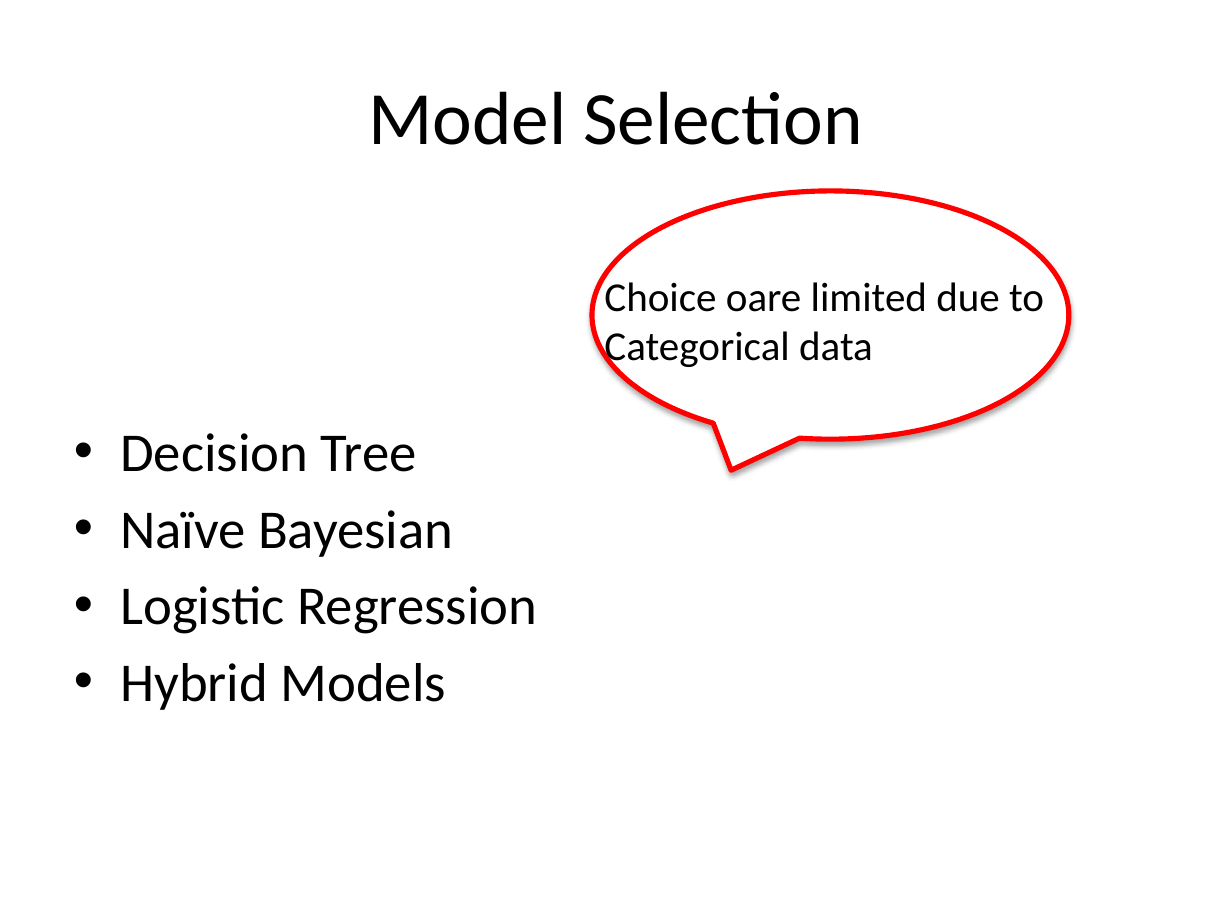
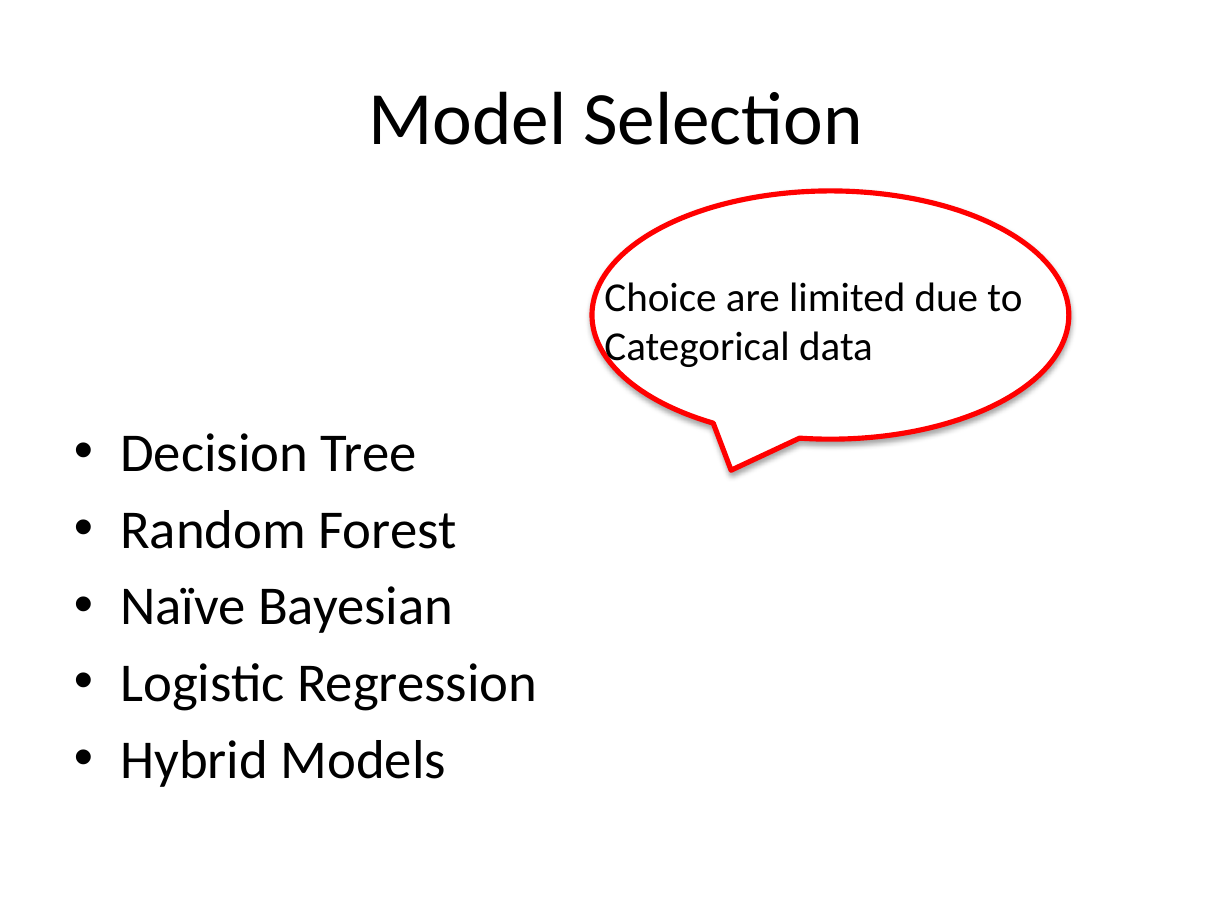
Before and after one commit to Kelvin-Zhong/Click-Through-Rate-Prediction, a slide deck: slide 8 of project_presentation.pptx. Drawn at 1232x924 pixels with LibreOffice and Linux fonts; fonts in the diff are those of the drawing. Boxes give left, top, right and bottom in pixels: in the first picture for what was removed or moved away, otherwise in the second. Text is boxed around its words. In the diff, an @@ line names an element or a change of style, - is before the commit and + after.

```diff
--- a/project_presentation.pptx
+++ b/project_presentation.pptx
@@ text at [604, 277, 1022, 371]: text changed @@
-Choice oare limited due to Categorical data
+Choice are limited due to Categorical data
@@ text at [120, 510, 457, 549]: paragraph added @@
+• Random Forest
```
Also in this commit, not shown: 3 other slides changed, 3 slides added, 1 slide removed.
